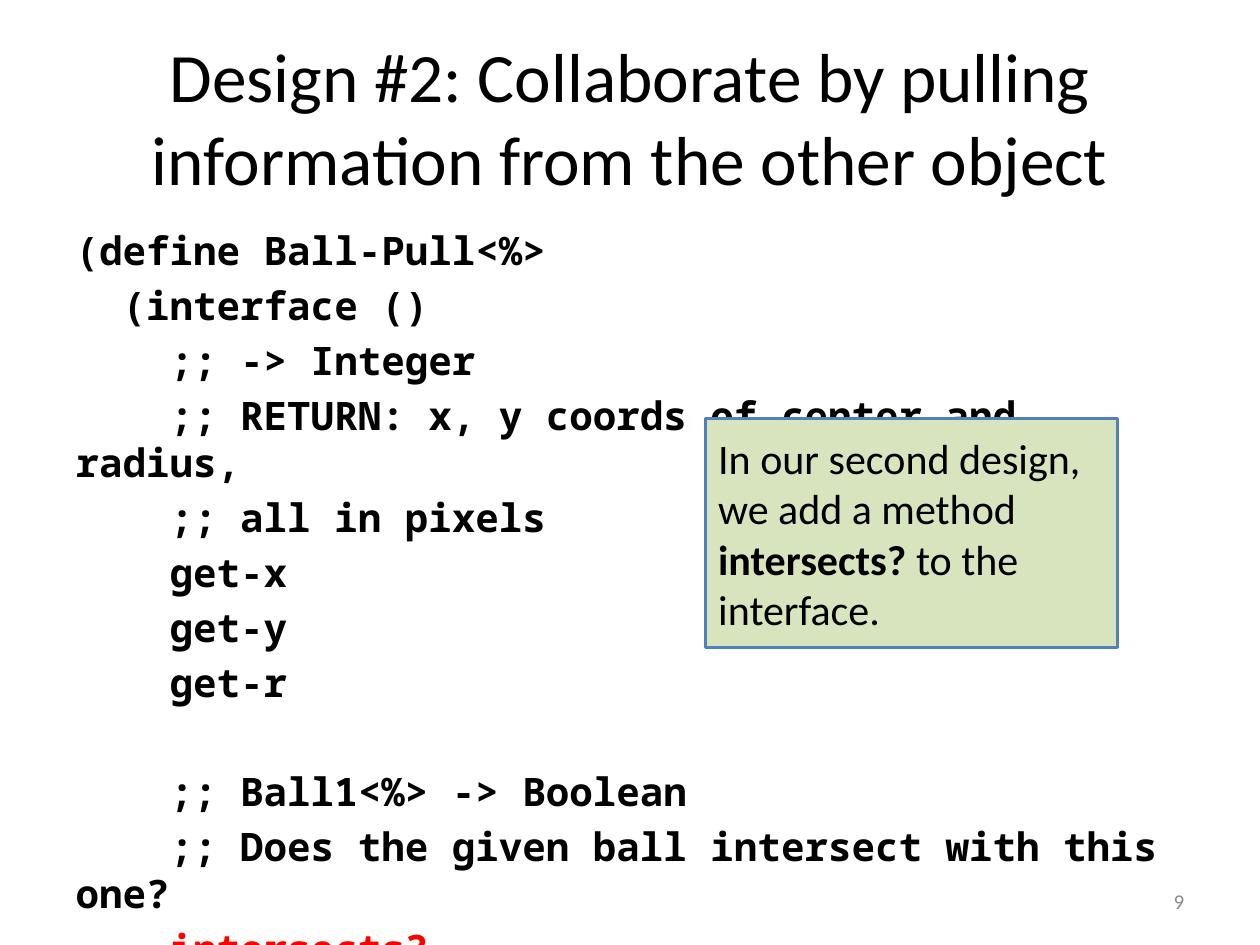
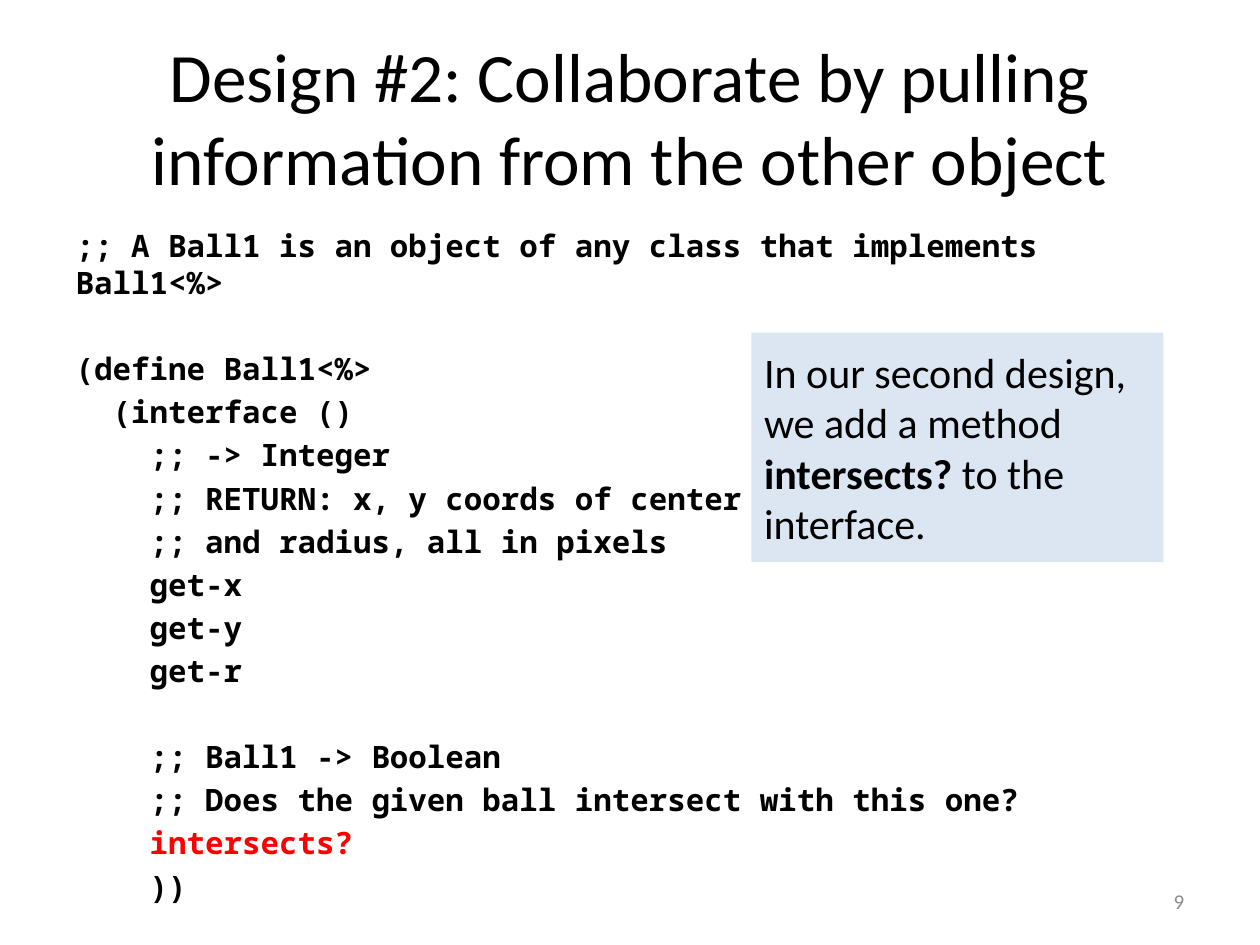
Before and after one commit to mwand/cs5010f16, a slide deck: slide 9 of Slides/Lesson 10.1 Patterns of Communication Between Objects.pptx. Drawn at 1260x945 pixels with LibreOffice and Linux fonts; fonts in the diff are those of the drawing. Boxes give left, top, right and bottom in pixels: in the first picture for what was removed or moved away, otherwise in the second. Text is boxed around its words. In the diff, an @@ line names an element or a change of style, - is before the commit and + after.

```diff
--- a/Slides/Lesson 10.1 Patterns of Communication Between Objects.pptx
+++ b/Slides/Lesson 10.1 Patterns of Communication Between Objects.pptx
@@ text at bbox=[76, 233, 1037, 385]: text changed; size 22.4 to 17.6 pt @@
-(define Ball-Pull<%>
+;; A Ball1 is an object of any class that implements Ball1<%>
+(define Ball1<%>
@@ rectangle "In our second design, we ...": place and size @@
-rectangle "In our second design, we ..." at bbox=[706, 418, 1118, 648]
+rectangle "In our second design, we ..." at bbox=[751, 333, 1163, 562]
@@ rectangle "In our second design, we ..." at bbox=[751, 333, 1163, 562]: fill #D7E4BD to #DCE6F2; outline #4F81BD 2 pt to none @@
@@ text at bbox=[113, 399, 1019, 855]: size 22.4 to 17.6 pt in "(interface ()", ";; -> Integer", "get-x", "get-y" and 4 more places @@
@@ text at bbox=[205, 486, 741, 561]: text changed; size 22.4 to 17.6 pt @@
-;; RETURN: x, y coords of center and radius,
-;; all in pixels
+;; RETURN: x, y coords of center
+;; and radius, all in pixels
@@ text at bbox=[205, 744, 501, 769]: text changed; size 22.4 to 17.6 pt @@
-;; Ball1<%> -> Boolean
+;; Ball1 -> Boolean
```
Also in this commit, not shown: 7 other slides changed, 11 other files.
